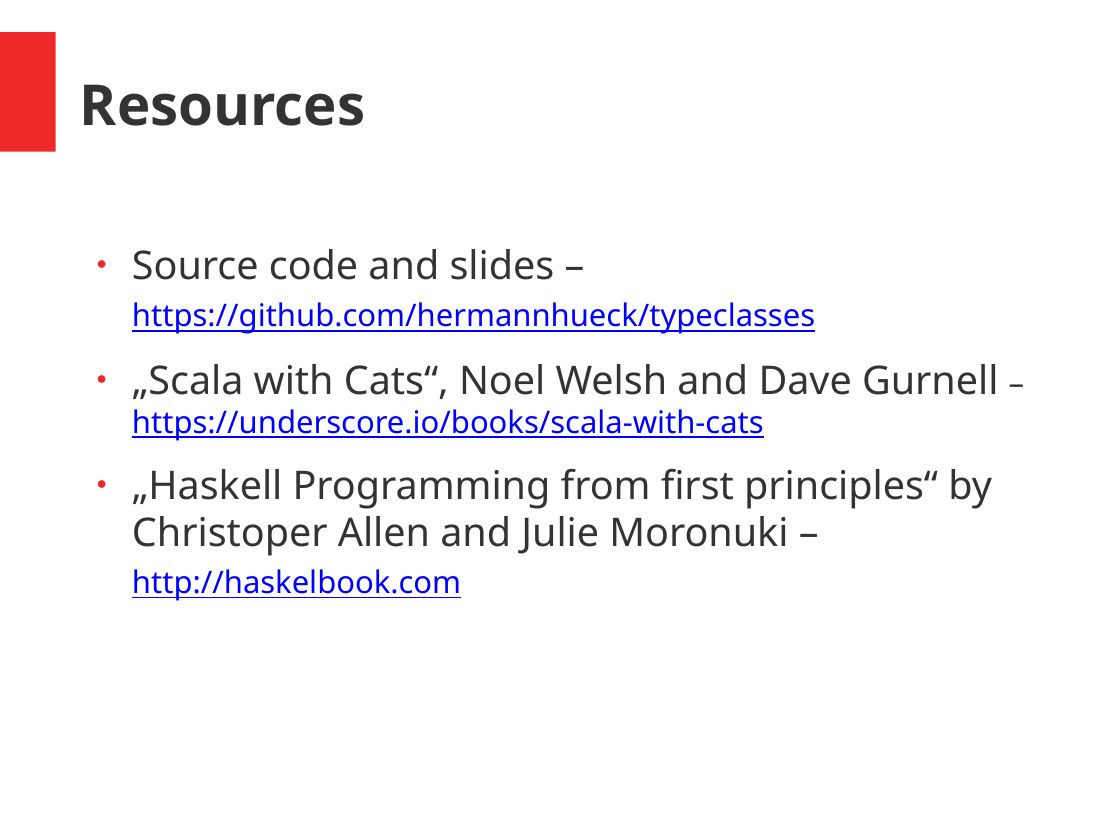
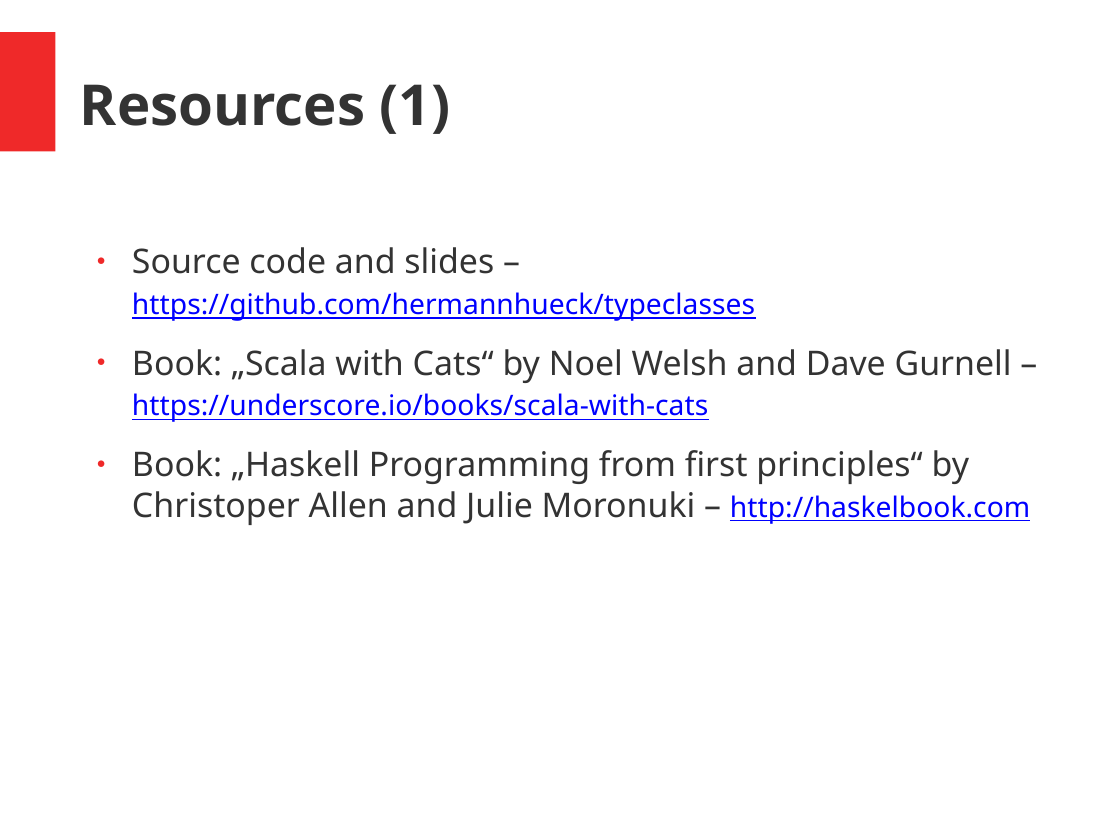
Before and after one commit to hermannhueck/typeclasses, a slide deck: slide 38 of Slides/TypeClasses.pptx (slide 31 before the commit). Drawn at 1120x840 pixels with LibreOffice and Linux fonts; fonts in the diff are those of the drawing. Boxes give left, top, right and bottom in pixels: in the first picture for what was removed or moved away, otherwise in the second. Text is boxed around its words. In the diff, an @@ line names an element or a change of style, - is before the commit and + after.

```diff
--- a/Slides/TypeClasses.pptx
+++ b/Slides/TypeClasses.pptx
@@ text at bbox=[80, 84, 450, 134]: text changed @@
-Resources
+Resources (1)
@@ text at bbox=[132, 247, 755, 321]: size 28 to 24 pt in "Source code and slides –"; size 22 to 20 pt in "https://github.com/hermannhueck/typeclasses" @@
@@ text at bbox=[132, 349, 1030, 525]: text changed; size 28 to 24 pt @@
-● „Scala with Cats“, Noel Welsh and Dave Gurnell – https://underscore.io/books/scala-with-cats
-● „Haskell Programming from first principles“ by Christoper Allen and Julie Moronuki – http://haskelbook.com
+● Book: „Scala with Cats“ by Noel Welsh and Dave Gurnell – https://underscore.io/books/scala-with-cats
+● Book: „Haskell Programming from first principles“ by Christoper Allen and Julie Moronuki – http://haskelbook.com
```
Also in this commit, not shown: 19 other slides changed, 8 slides added, 1 other file.
